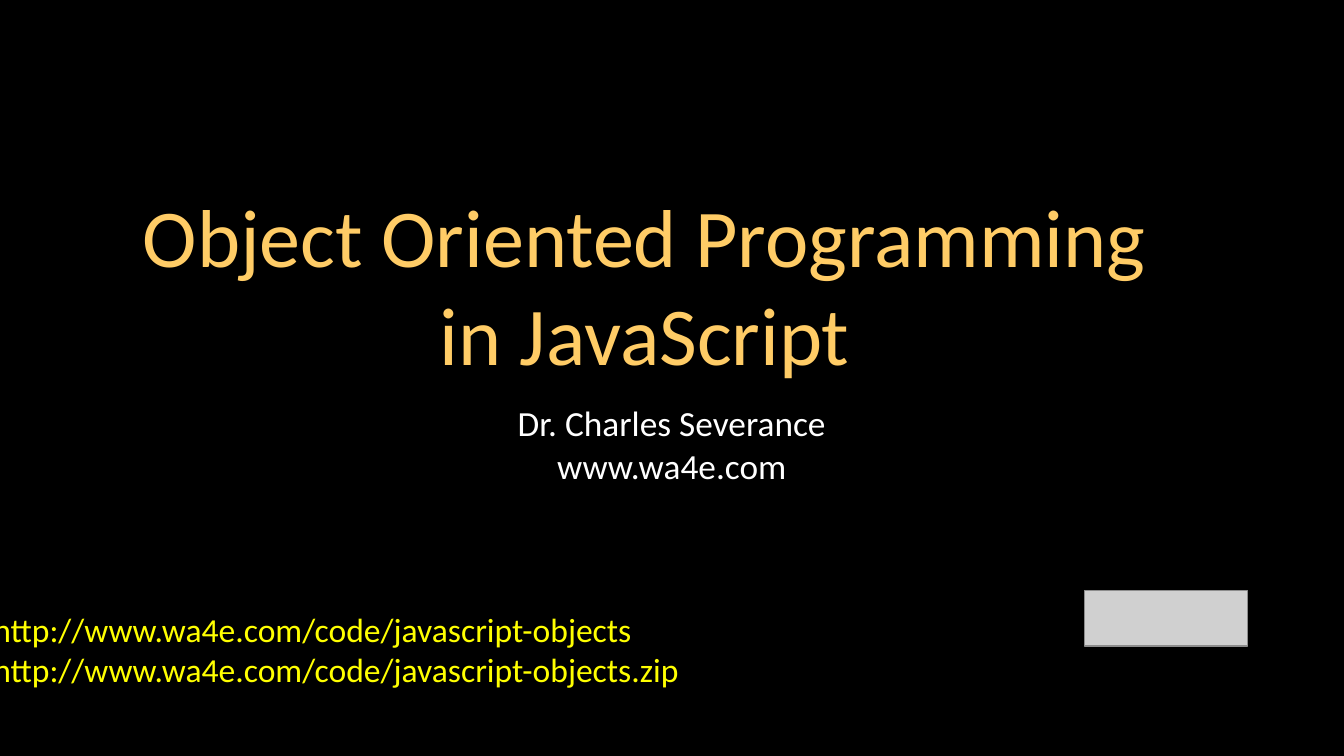
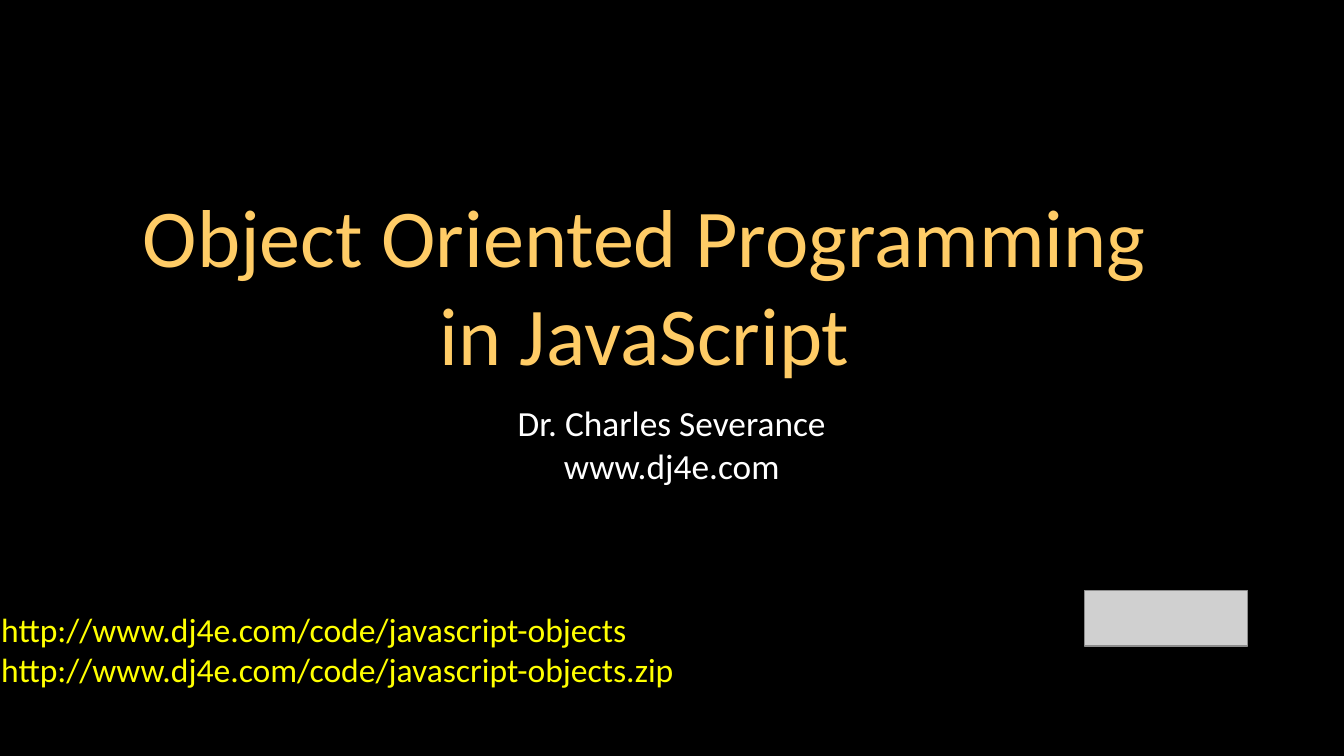
Before and after one commit to csev/dj4e, a slide deck: slide 1 of lectures/JS-02-JavaScript-Objects.ppt. Drawn at 1344x756 pixels with LibreOffice and Linux fonts; fonts in the diff are those of the drawing; grey boxes stand for pictures. Boxes give left, top, right and bottom in pixels: in the first picture for what was removed or moved away, otherwise in the second. Text is boxed around its words. In the diff, an @@ line names an element or a change of style, - is before the commit and + after.

```diff
--- a/lectures/JS-02-JavaScript-Objects.ppt
+++ b/lectures/JS-02-JavaScript-Objects.ppt
@@ text at box(564, 454, 780, 485): text changed @@
-www.wa4e.com
+www.dj4e.com
@@ text at box(1, 618, 673, 688): text changed @@
-http://www.wa4e.com/code/javascript-objects
-http://www.wa4e.com/code/javascript-objects.zip
+http://www.dj4e.com/code/javascript-objects
+http://www.dj4e.com/code/javascript-objects.zip
```
Also in this commit, not shown: 11 other slides changed, 1 other file.
